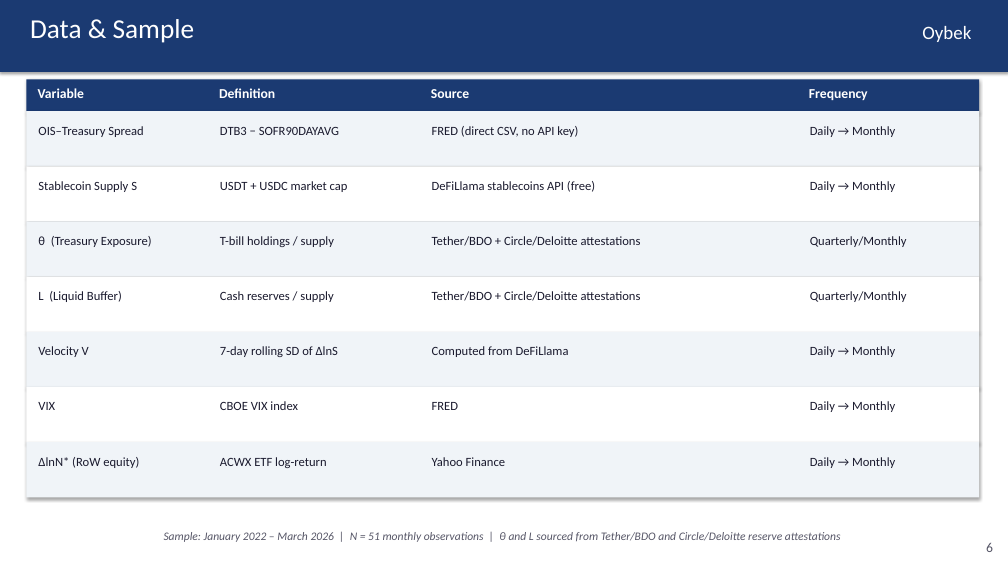
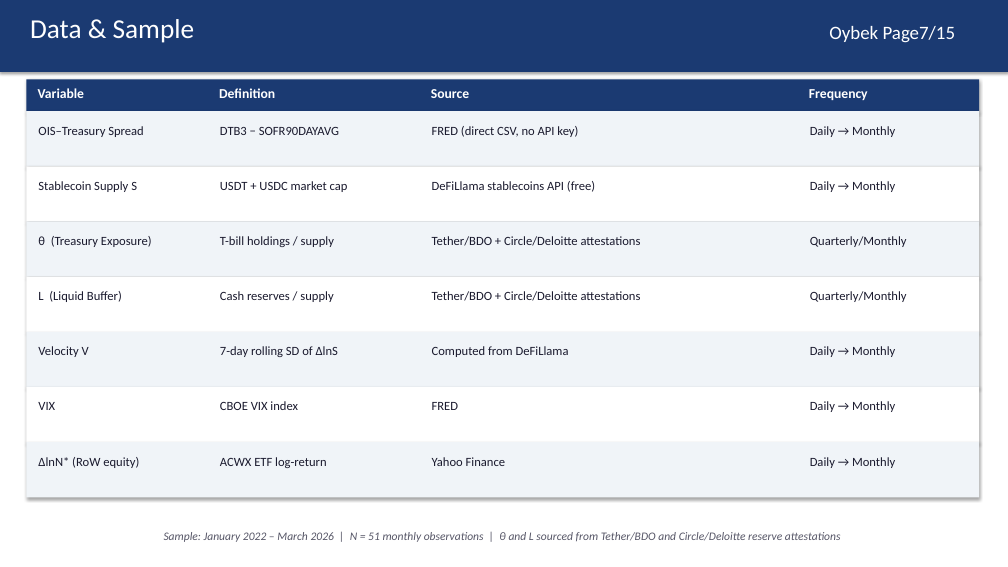
Before and after one commit to kimmireu0921/Stablecoins-and-the-Exorbitant-Privilege, a slide deck: slide 7 of FINAL_0512_Stablecoin_Exorbitant_Privilege.pptx. Drawn at 1008x567 pixels with LibreOffice and Linux fonts; fonts in the diff are those of the drawing. Boxes give left, top, right and bottom in pixels: in the first picture for what was removed or moved away, otherwise in the second. Text is boxed around its words. In the diff, an @@ line names an element or a change of style, - is before the commit and + after.

```diff
--- a/FINAL_0512_Stablecoin_Exorbitant_Privilege.pptx
+++ b/FINAL_0512_Stablecoin_Exorbitant_Privilege.pptx
@@ text at (829,26,956,43): text changed @@
-Oybek
+Oybek Page7/15
@@ text removed at (986,543,993,552) @@
-6
```
Also in this commit, not shown: 12 other slides changed.
